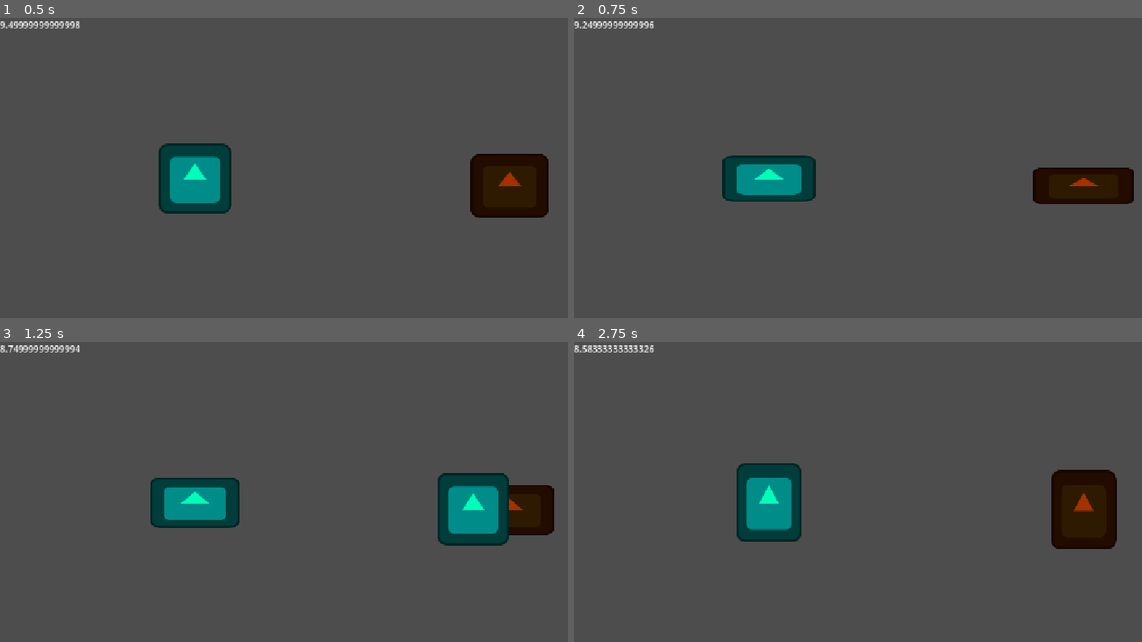
Above: before the commit, frames 1-4 (two rows, left to right).
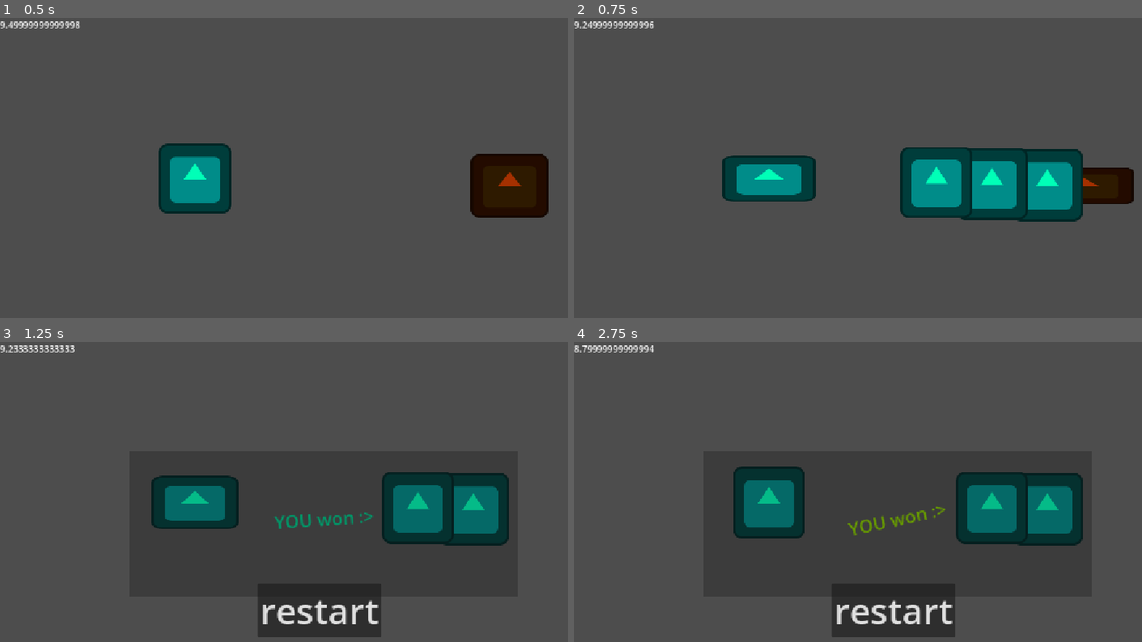
Above: after the commit, the same moments.

Repository: MagnusLucas/gmtk2026
Game: Godot game, scene res://scenes/level_manager.tscn
Same seed, same stepped clock (60 frames per second), same inputs: the game is played once before the commit and once after it. The engine's default icon, where the game draws it, is replaced by a stand-in: a white triangle on a blue panel in a dark square.
Inputs (mouse positions are in pixels of both pictures, inside the frame that each line leads up to):
- Up to frame 1 (0.5 s): no input
- Up to frame 2 (0.75 s): tap Enter (ui_accept) at 0.5 s; move the mouse to (1039, 183) at 0.52 s; click (1039, 183) at 0.67 s
- Up to frame 3 (1.25 s): tap Enter (ui_accept) at 0.77 s
- Up to frame 4 (2.75 s): click (892, 609) at 1.25 s, where only the run after the commit has a clickable "restart"; move the mouse to (767, 543) at 2.02 s; click (767, 543) at 2.17 s; tap Enter (ui_accept) at 2.27 s

Frame 1 is identical in both runs. In frame 2, 7.7% of the frame differs, in the area x 57-90%, y 43-68%; in frame 3, 11%; in frame 4, 13%, in the area x 1-96%, y 1-99%.

Commit message:
not print

Diff:
--- a/i am honestly not sure but dont wanna leave a mess/boss.gd
+++ b/i am honestly not sure but dont wanna leave a mess/boss.gd
@@ -27,5 +27,4 @@
 	if health <=0:
 		queue_free()
 		if get_tree().get_node_count_in_group("enemy") == 1:
-			print('kjshdf')
 			get_owner().win()
--- a/scenes/level_manager.tscn
+++ b/scenes/level_manager.tscn
@@ -76,6 +76,7 @@
 [sub_resource type="Resource" id="Resource_4eql6"]
 script = ExtResource("6_704g2")
 bullet_texture = ExtResource("7_l4ie8")
+bullet_interval = 0.01
 bullet_speed = 3000.0
 metadata/_custom_type_script = "uid://rxqs4rh1xy0r"
 
